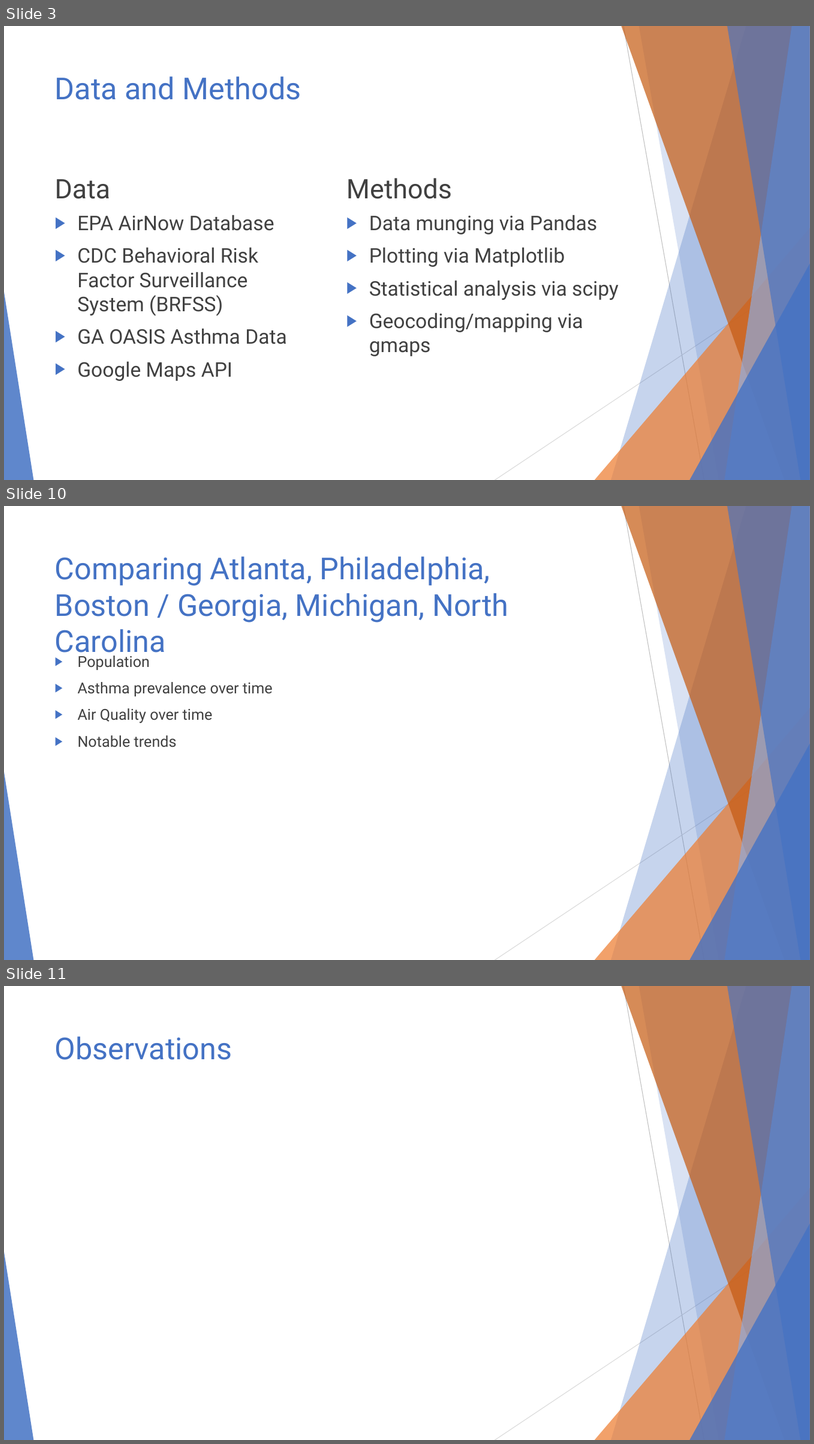
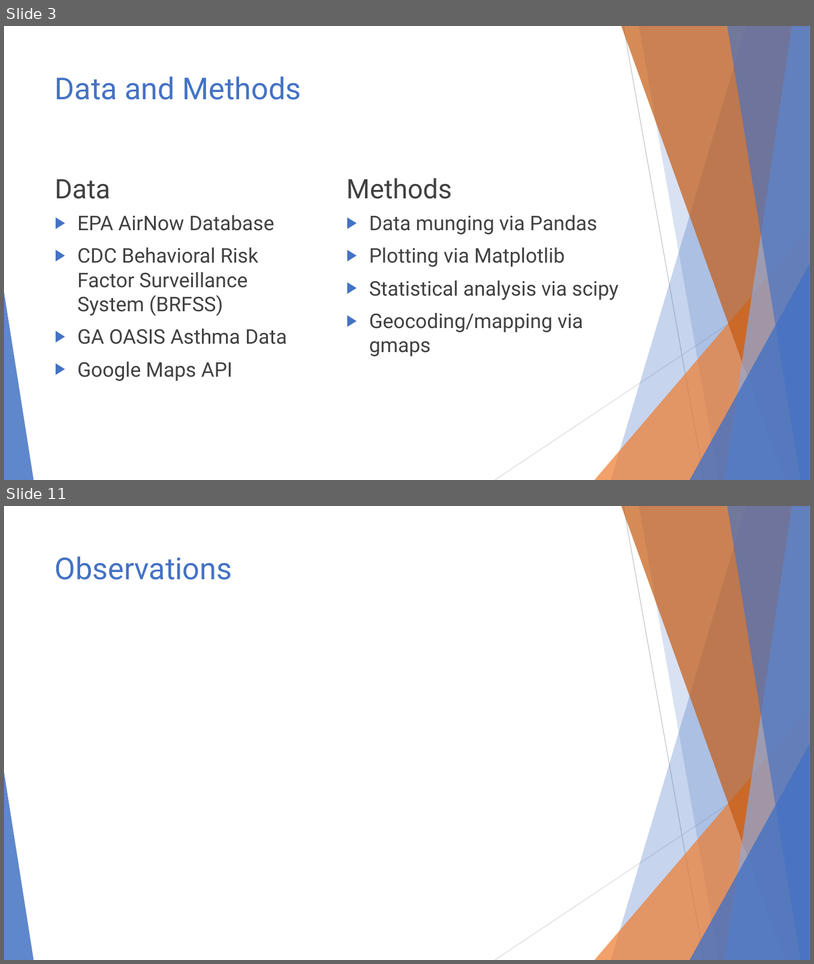
Before and after one commit to ghteds/healthproject, a slide deck: AdditionalResources/Air Quality and Asthma.pptx. Shown one above the other, each under a label of ours: slides 3, 10 and 11 before the commit, slides 3 and 11 after it; the slides between them are not shown. The pictures are 814x1444 and 814x964 pixels, drawn with LibreOffice and Linux fonts; fonts in the diff are those of the drawing. Boxes give left, top, right and bottom in pixels: in the first picture for what was removed or moved away, otherwise in the second. Text is boxed around its words. In the diff, an @@ line names an element or a change of style, - is before the commit and + after.

```diff
--- a/AdditionalResources/Air Quality and Asthma.pptx
+++ b/AdditionalResources/Air Quality and Asthma.pptx
@@ slide 10 removed at [4,506,810,960], background #FFFFFF; not listed: 10 template elements that a slide beside it also shows @@
@@ title removed at [55,556,509,659] @@
-Comparing Atlanta, Philadelphia, Boston / Georgia, Michigan, North Carolina
@@ text removed at [78,655,273,747] @@
-▶ Population
-▶ Asthma prevalence over time
-▶ Air Quality over time
-▶ Notable trends
```
Also in this commit, not shown: 5 slides changed, 2 slides added, 1 other slide removed.
